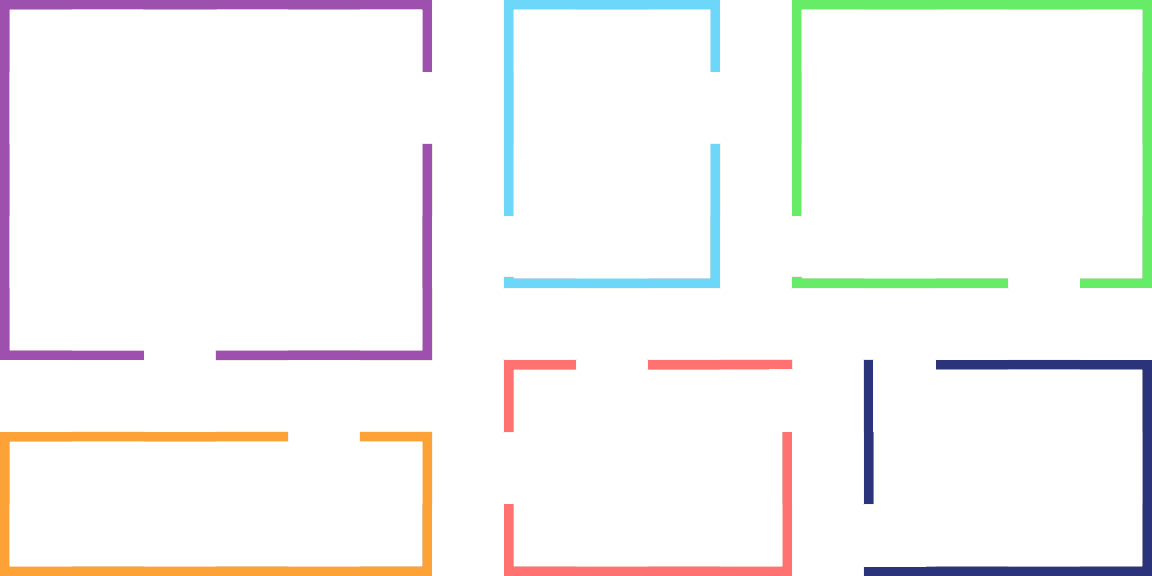
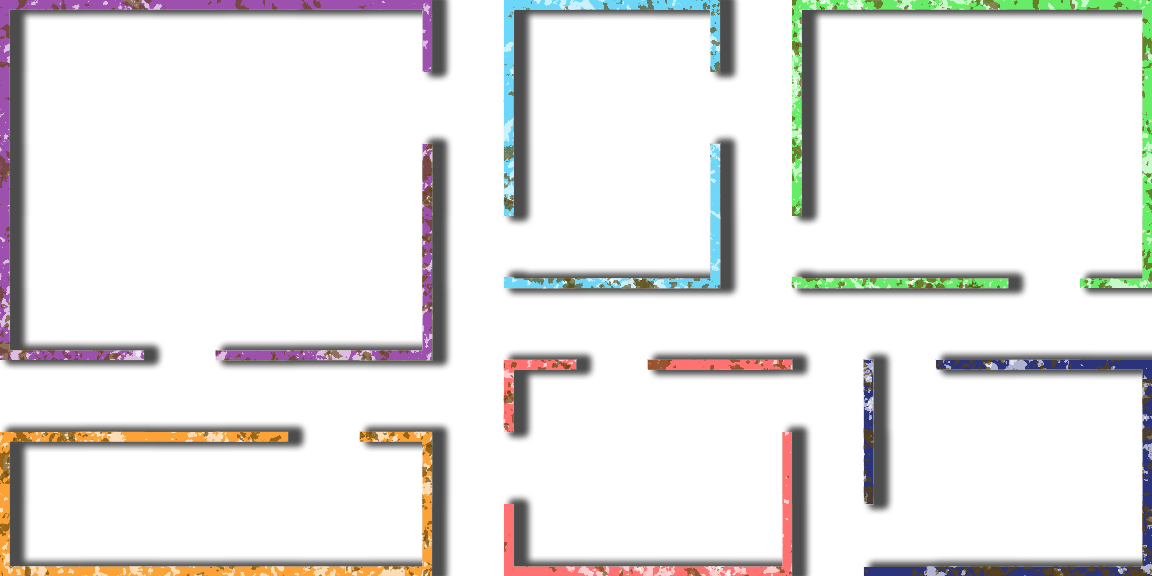
Revision of a layered w=1152, h=576 image; what changed, layer by layer:
added layer "stains" above "Layer 0" over [0, 0, 1152, 576]
